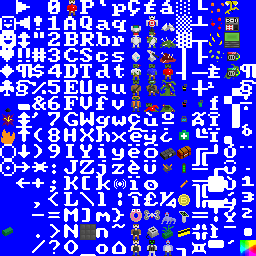
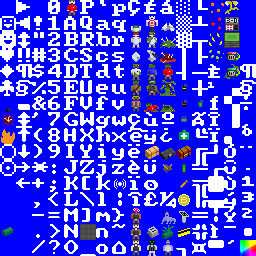
Before/after of a 256px x 256px layered artwork. What changed in the layer stack:
added layer "hyper donut" above "race companions" over [131, 208, 141, 224]
painted on "race companions", masked it over [130, 209, 160, 224]
added layer "artifact chest" above "Layer 0" over [145, 146, 159, 159]
painted on "Layer 0" over [144, 144, 158, 158]
